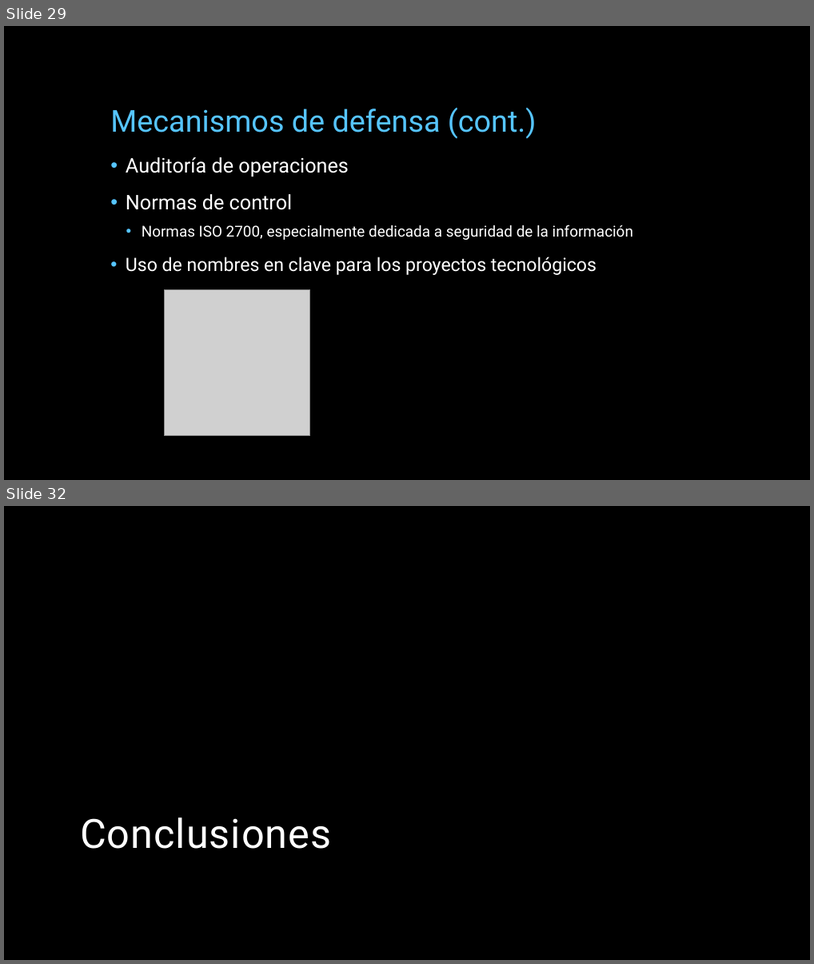
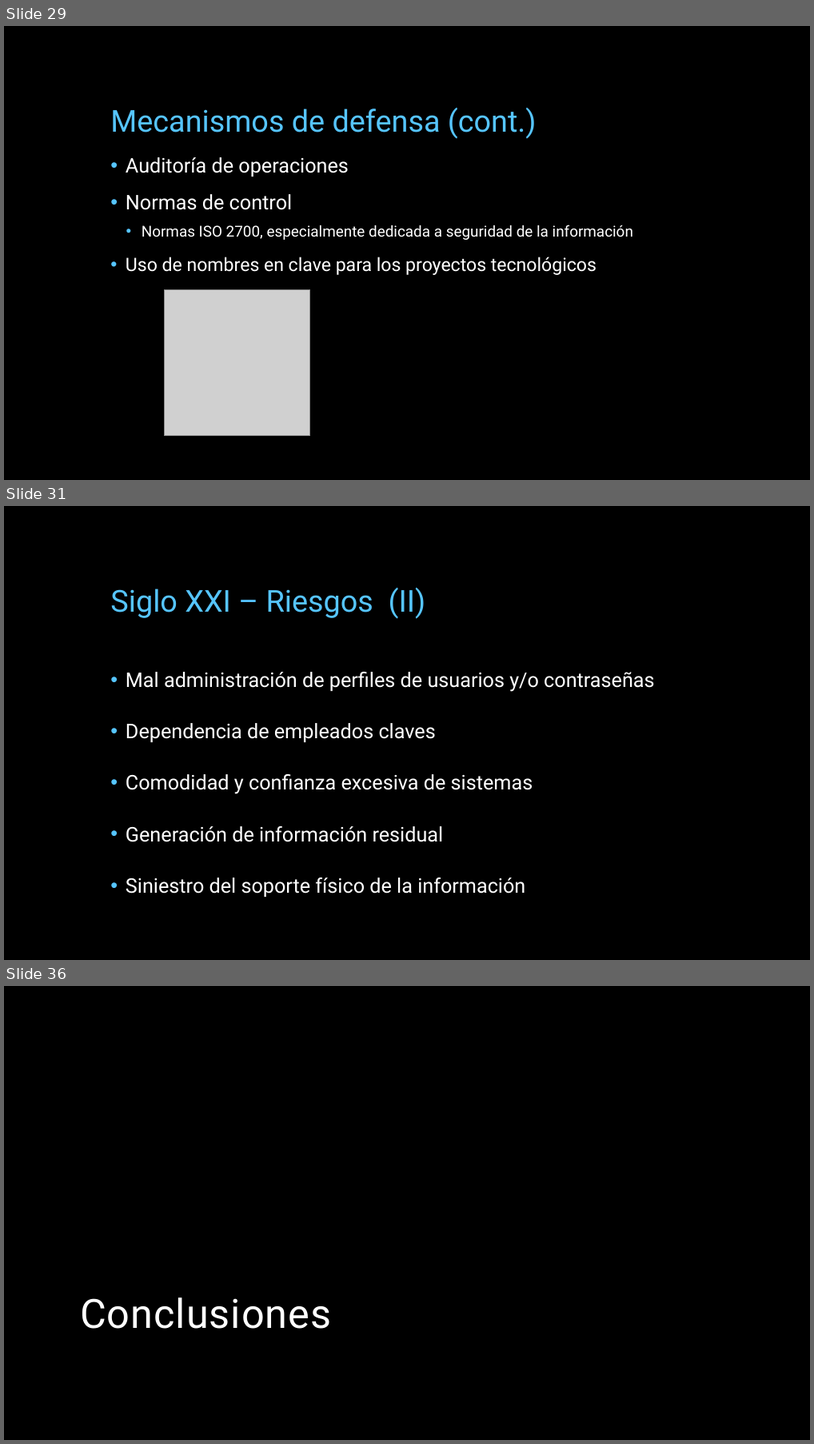
Before and after one commit to miparnisari/implantaciondesistemas, a slide deck: Presentacion/Fuga de Información.pptx. Shown one above the other, each under a label of ours: slides 29 and 32 before the commit, slides 29, 31 and 36 after it; the slides between them are not shown. The pictures are 814x964 and 814x1444 pixels, drawn with LibreOffice and Linux fonts; fonts in the diff are those of the drawing; grey boxes stand for pictures; background and template pictures are left out. Boxes give left, top, right and bottom in pixels: in the first picture for what was removed or moved away, otherwise in the second. Text is boxed around its words. In the diff, an @@ line names an element or a change of style, - is before the commit and + after.

Commit message:
presentacion: xxi riesgos y casos reales

```diff
--- a/Presentacion/Fuga de Información.pptx
+++ b/Presentacion/Fuga de Información.pptx
@@ slide 31 added at (4,506,810,960), background picture (left out) @@
@@ title added at (110,588,426,619), 36 pt, text #56C5FF @@
+Siglo XXI – Riesgos (II)
@@ text added at (126,672,654,896), 24 pt, text #FFFFFF @@
+• Mal administración de perfiles de usuarios y/o contraseñas
+• Dependencia de empleados claves
+• Comodidad y confianza excesiva de sistemas
+• Generación de información residual
+• Siniestro del soporte físico de la información
@@ what was slide 32 is now slide 36 @@
```
Also in this commit, not shown: 1 slide changed, 4 other slides added, 1 slide removed.
